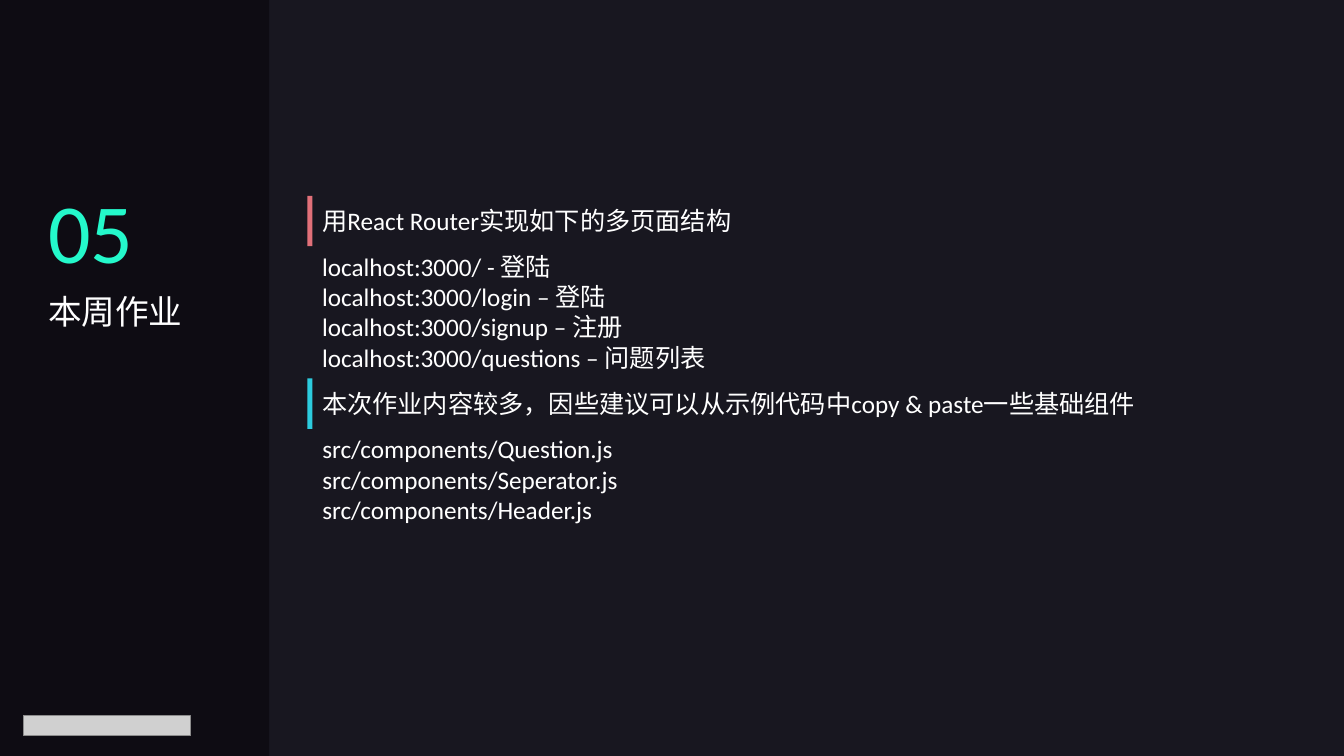
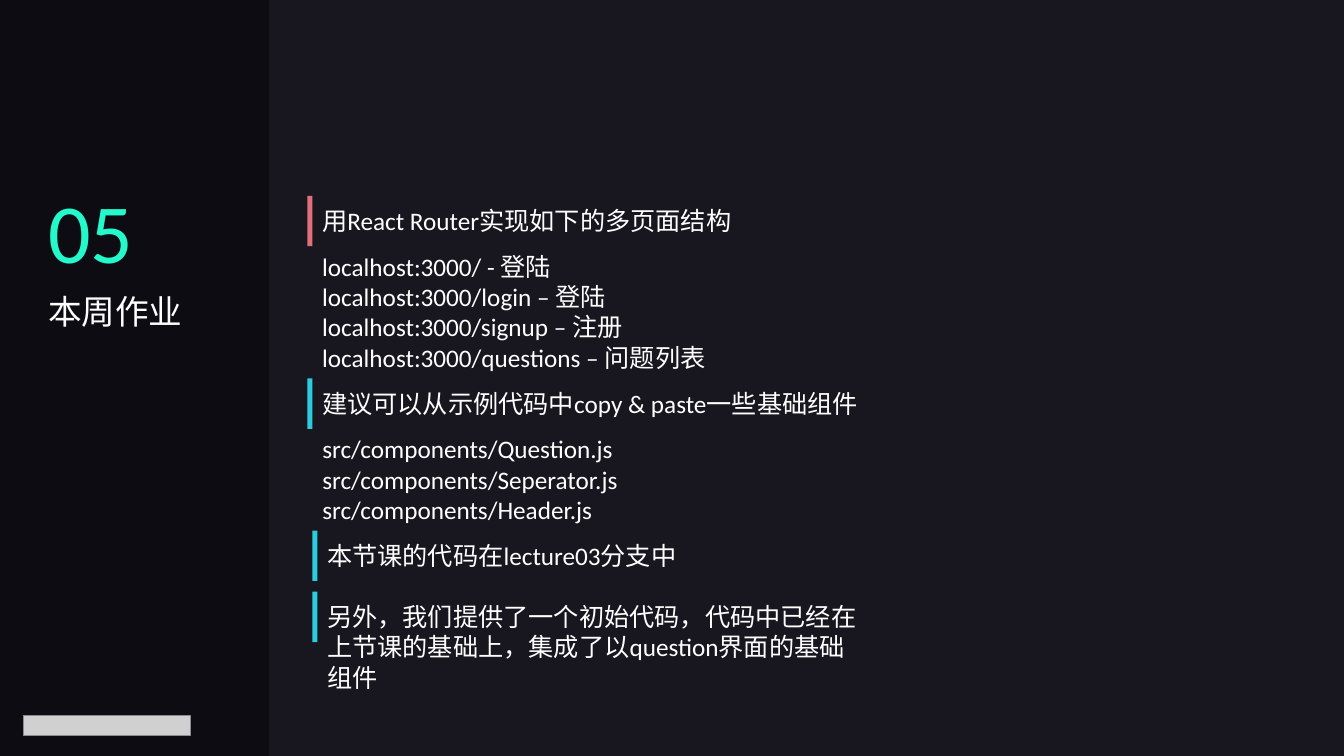
Before and after one commit to luqiuyuan/reactjs_course, a slide deck: slide 7 of lectures/lecture03.pptx. Drawn at 1344x756 pixels with LibreOffice and Linux fonts; fonts in the diff are those of the drawing; grey boxes stand for pictures. Boxes give left, top, right and bottom in pixels: in the first picture for what was removed or moved away, otherwise in the second. Text is boxed around its words. In the diff, an @@ line names an element or a change of style, - is before the commit and + after.

Commit message:
Update slides

```diff
--- a/lectures/lecture03.pptx
+++ b/lectures/lecture03.pptx
@@ text at box(322, 392, 858, 417): text changed @@
-本次作业内容较多，因些建议可以从示例代码中copy & paste一些基础组件
+建议可以从示例代码中copy & paste一些基础组件
@@ rectangle added at box(313, 530, 318, 581), fill #2CCBDE @@
@@ text added at box(327, 544, 676, 567), 18 pt, text #FFFFFF @@
+本节课的代码在lecture03分支中
@@ rectangle added at box(313, 592, 318, 642), fill #2CCBDE @@
@@ text added at box(327, 605, 856, 660), 18 pt, text #FFFFFF @@
+另外，我们提供了一个初始代码，代码中已经在上节课的基础上，集成了以question界面的基础组件
```
